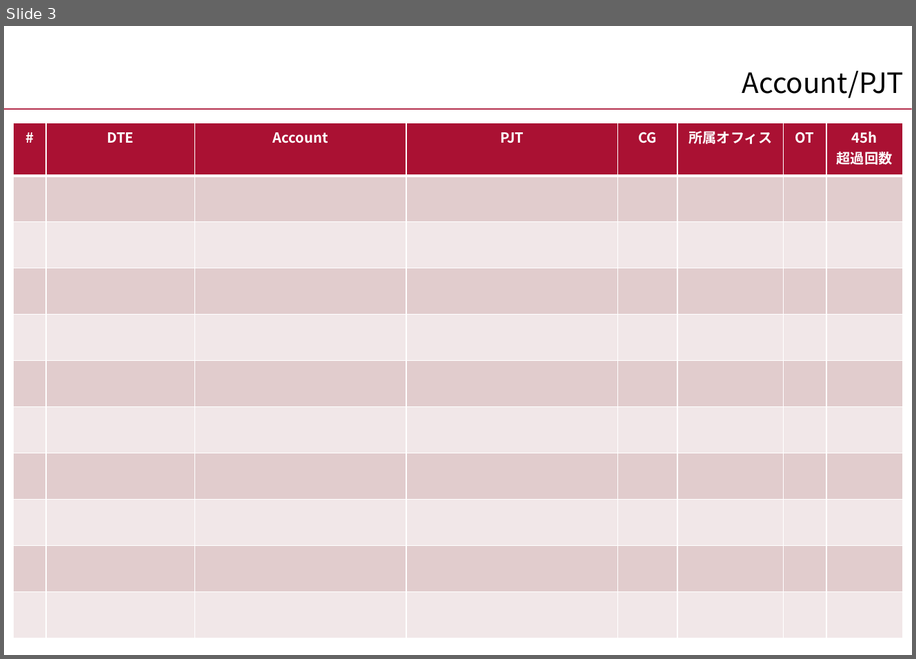
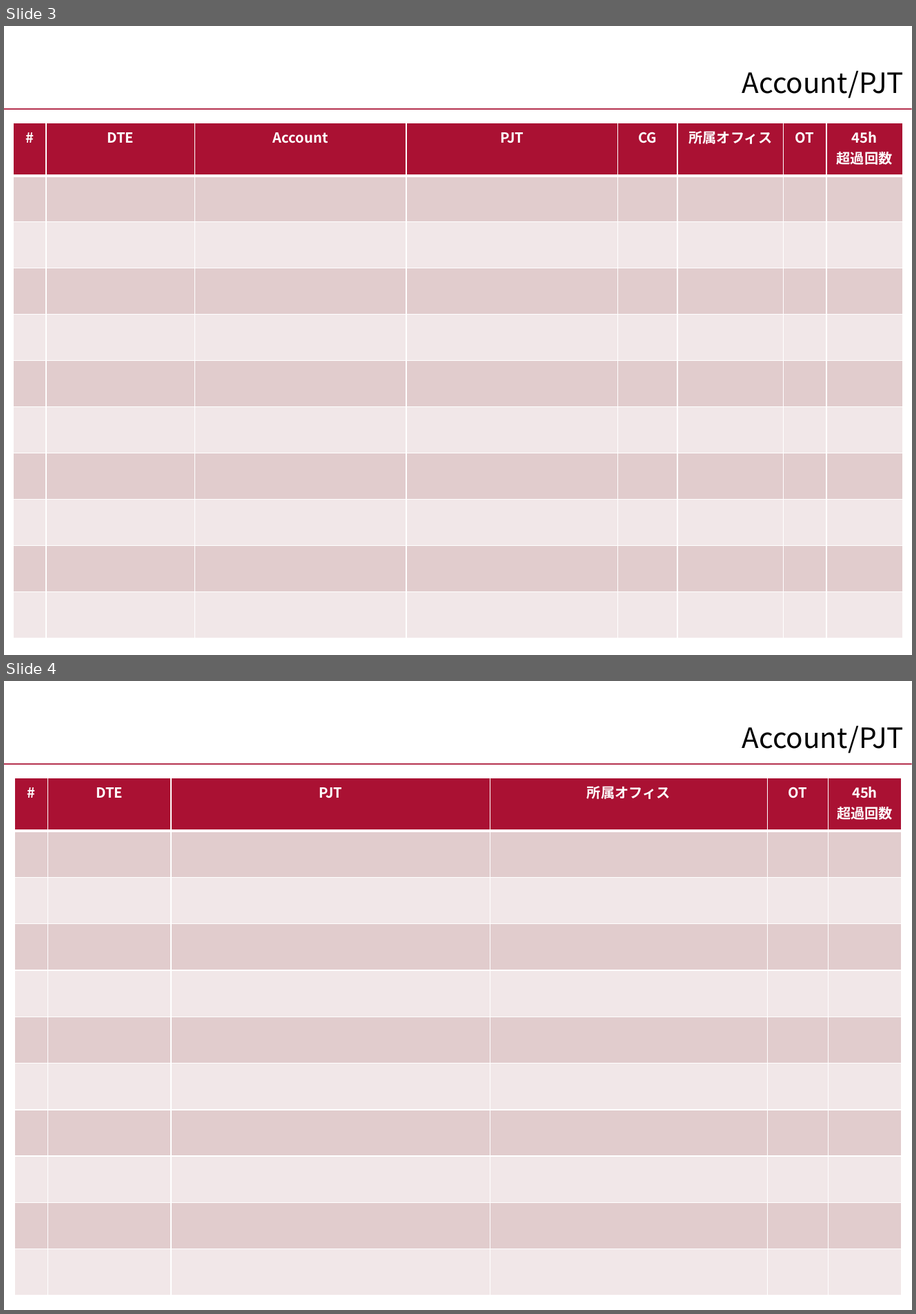
Before and after one commit to nogizakapython/test1, a slide deck: 20241001/安全衛生委員会マクロ.pptm. Shown one above the other, each under a label of ours: slide 3 before the commit, slides 3 and 4 after it. The pictures are 916x659 and 916x1314 pixels, drawn with LibreOffice and Linux fonts; fonts in the diff are those of the drawing; background and template pictures are left out. Boxes give left, top, right and bottom in pixels: in the first picture for what was removed or moved away, otherwise in the second. Text is boxed around its words. In the diff, an @@ line names an element or a change of style, - is before the commit and + after.

```diff
--- a/20241001/安全衛生委員会マクロ.pptm
+++ b/20241001/安全衛生委員会マクロ.pptm
@@ slide 4 added at [4, 681, 912, 1310], background #FFFFFF; not listed: 1 template element that a slide beside it also shows @@
@@ title added at [742, 726, 904, 753], 24 pt, text #000000 @@
+Account/PJT
@@ table added at [15, 778, 902, 1296], 11 rows, 6 columns @@
+# | DTE | PJT | 所属オフィス | OT | 45h / 超過回数
+ |  |  |  |  | 
+ |  |  |  |  | 
+ |  |  |  |  | 
+ |  |  |  |  | 
+ |  |  |  |  | 
+ |  |  |  |  | 
+ |  |  |  |  | 
+ |  |  |  |  | 
+ |  |  |  |  | 
+ |  |  |  |  | 
```
Also in this commit, not shown: 1 other file.
